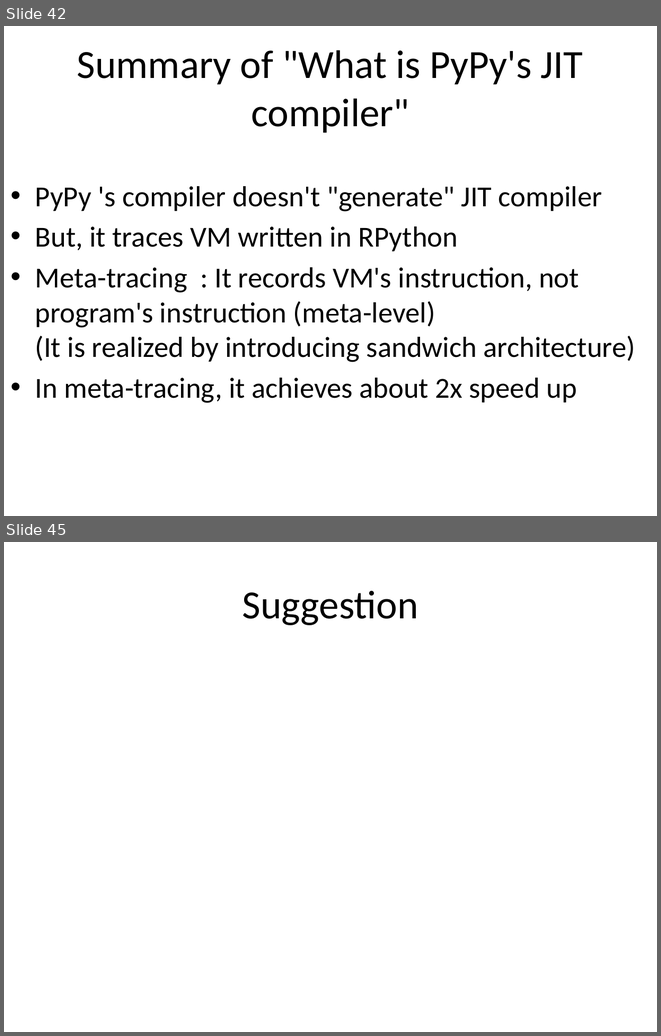
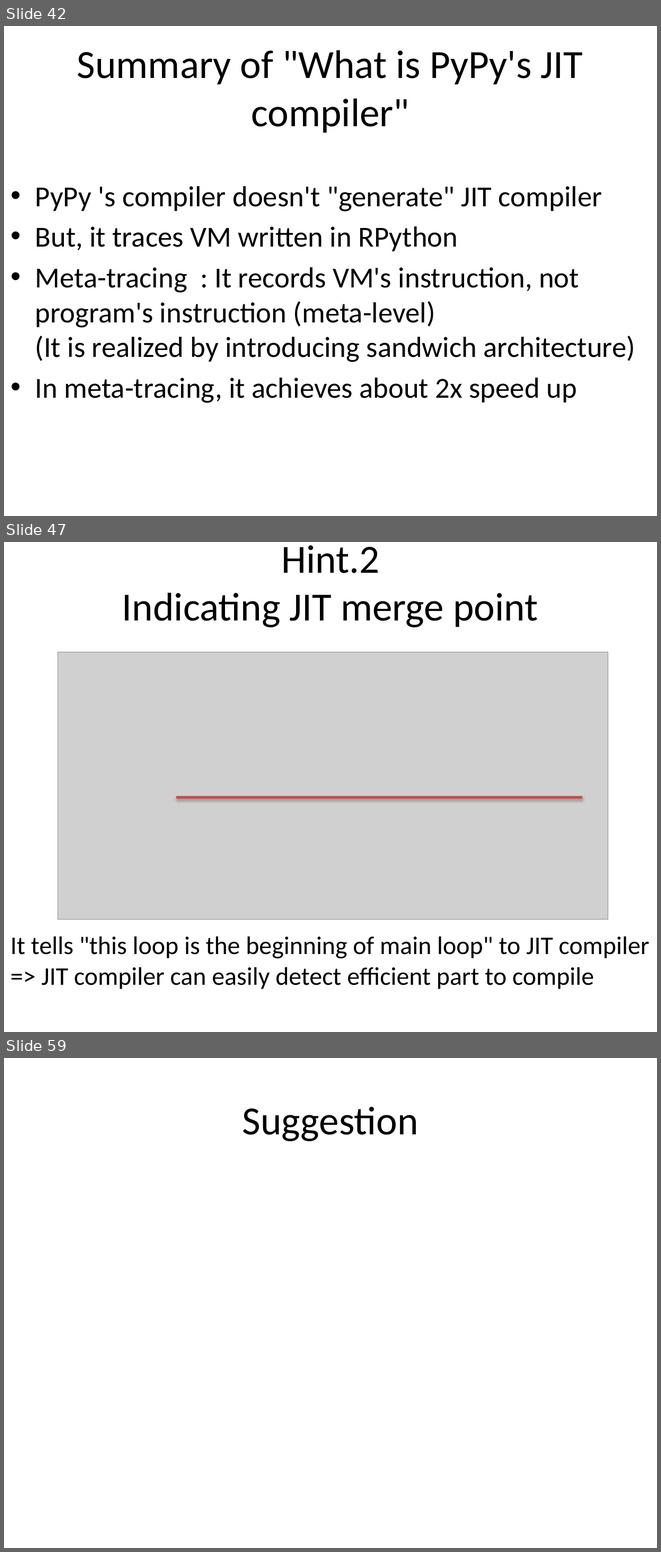
Before and after one commit to ryotaro/pyconjp2012slide, a slide deck: master/Fundamental Technologies Used in PyPy JIT Compiler.pptx. Shown one above the other, each under a label of ours: slides 42 and 45 before the commit, slides 42, 47 and 59 after it; the slides between them are not shown. The pictures are 661x1036 and 661x1552 pixels, drawn with LibreOffice and Linux fonts; fonts in the diff are those of the drawing; grey boxes stand for pictures. Boxes give left, top, right and bottom in pixels: in the first picture for what was removed or moved away, otherwise in the second. Text is boxed around its words. In the diff, an @@ line names an element or a change of style, - is before the commit and + after.

```diff
--- a/master/Fundamental Technologies Used in PyPy JIT Compiler.pptx
+++ b/master/Fundamental Technologies Used in PyPy JIT Compiler.pptx
@@ slide 47 added at <box>4,542,657,1032</box>, background #FFFFFF @@
@@ title added at <box>122,545,538,627</box>, 44 pt, text #000000 @@
+Hint.2
+Indicating JIT merge point
@@ picture added at <box>58,652,609,919</box> @@
@@ line added from (176, 797) to (583, 797), #C0504D 3 pt @@
@@ text added at <box>10,936,650,989</box>, 28 pt, text #000000 @@
+It tells "this loop is the beginning of main loop" to JIT compiler
+=> JIT compiler can easily detect efficient part to compile
@@ what was slide 45 is now slide 59 @@
```
Also in this commit, not shown: 15 other slides added, 2 slides removed.
